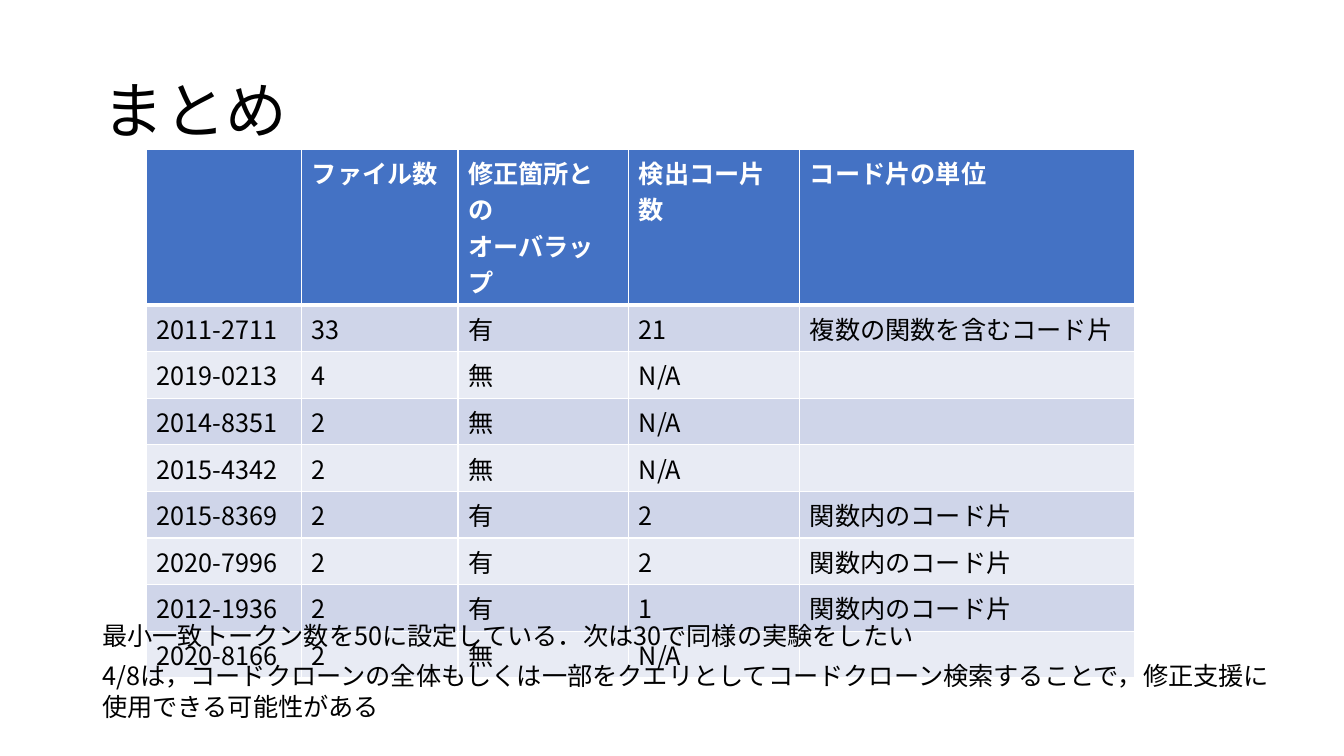
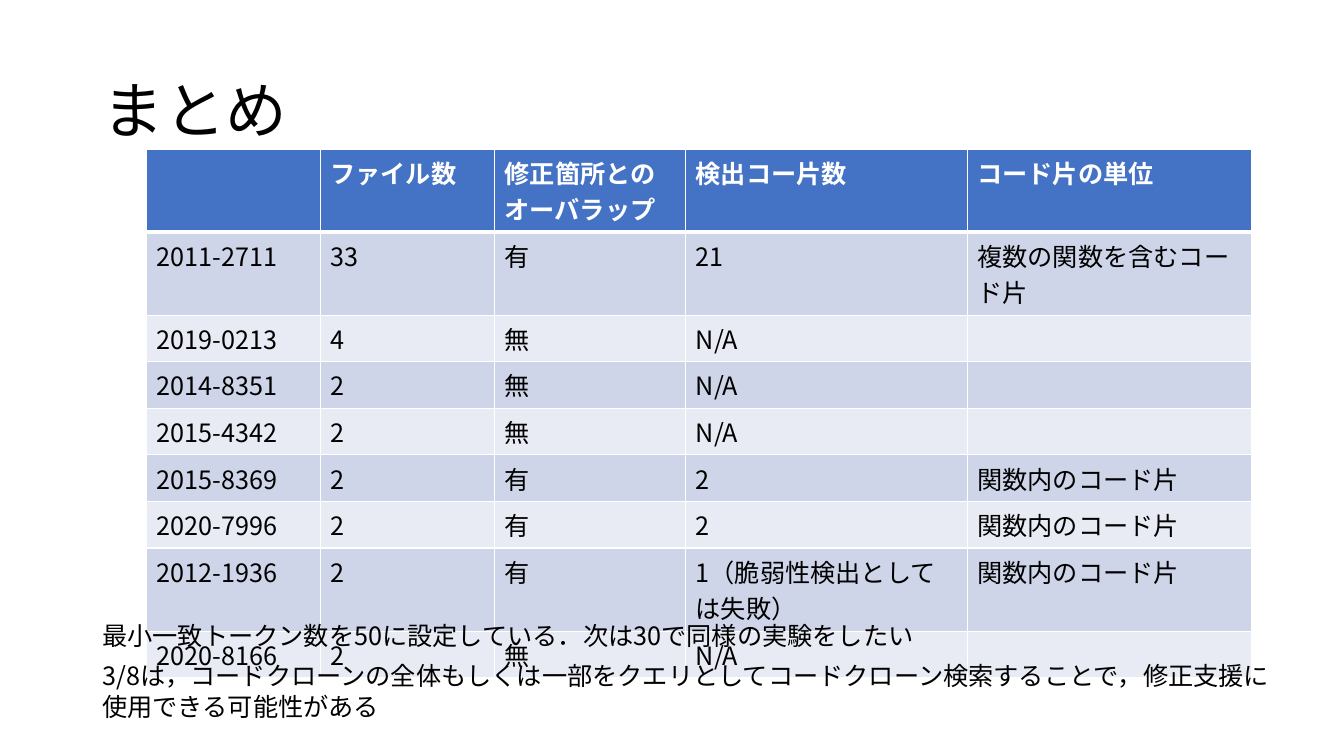
Before and after one commit to jr-ken/CVE_clone, a slide deck: slide 10 of CloneDetectionResult/CCFinderSW.pptx. Drawn at 1344x756 pixels with LibreOffice and Linux fonts; fonts in the diff are those of the drawing. Boxes give left, top, right and bottom in pixels: in the first picture for what was removed or moved away, otherwise in the second. Text is boxed around its words. In the diff, an @@ line names an element or a change of style, - is before the commit and + after.

Commit message:
Python分は脆弱性検出としては失敗していることを書いた

```diff
--- a/CloneDetectionResult/CCFinderSW.pptx
+++ b/CloneDetectionResult/CCFinderSW.pptx
@@ table at (146, 149, 1251, 675) @@
-row 8, column 4: 1
+row 8, column 4: 1（脆弱性検出としては失敗）
@@ table: place and size @@
-table at (146, 149, 1135, 675)
+table at (146, 149, 1251, 675)
@@ text at (102, 660, 1269, 690): text changed @@
-4/8は，コードクローンの全体もしくは一部をクエリとしてコードクローン検索することで，修正支援に
+3/8は，コードクローンの全体もしくは一部をクエリとしてコードクローン検索することで，修正支援に
```
